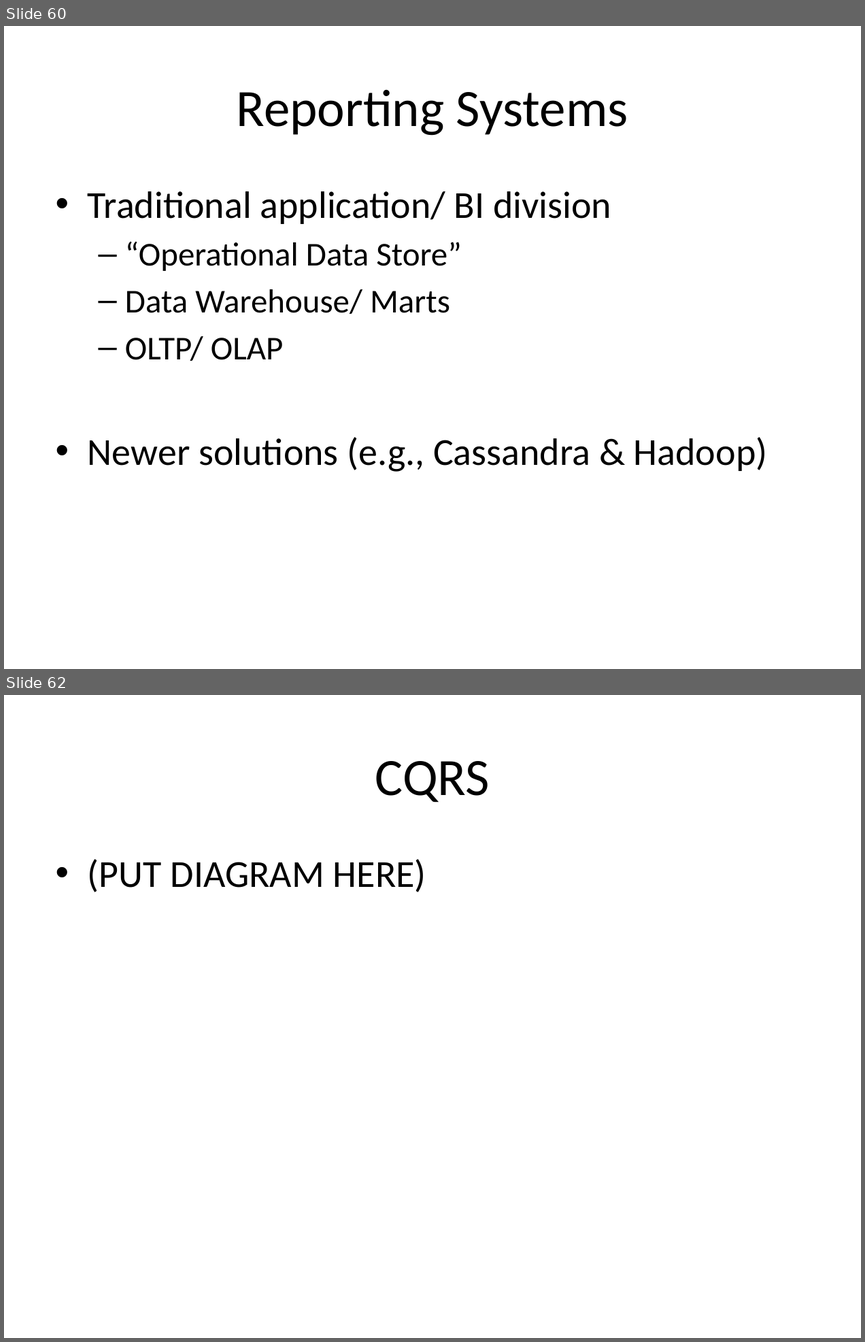
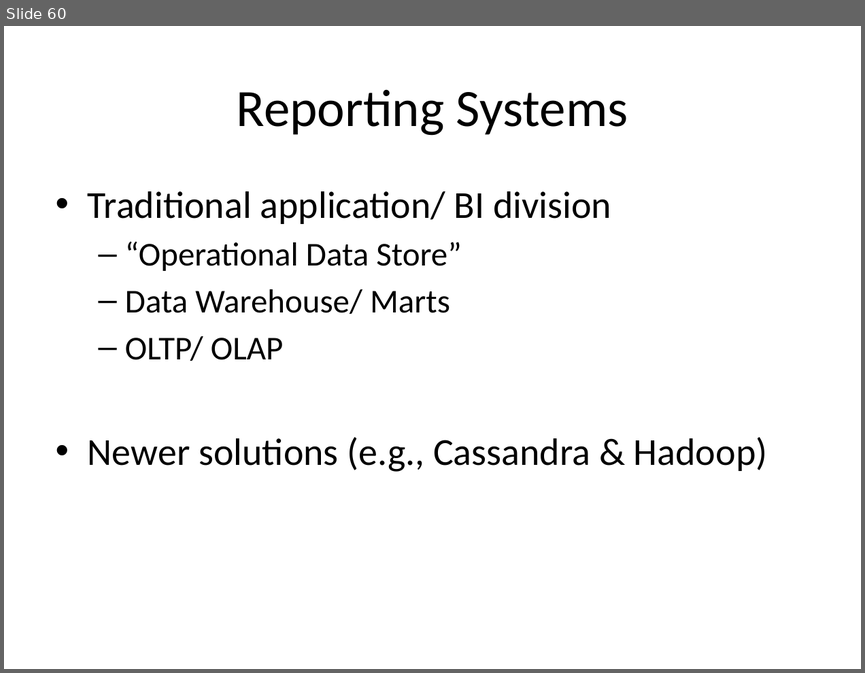
Before and after one commit to alexdgarland/database-demos, a slide deck: Slides/Not Only SQL - Picking A Database for DotNET.pptx. Shown one above the other, each under a label of ours: slides 60 and 62 before the commit, slide 60 after it; the slides between them are not shown. The pictures are 865x1342 and 865x673 pixels, drawn with LibreOffice and Linux fonts; fonts in the diff are those of the drawing. Boxes give left, top, right and bottom in pixels: in the first picture for what was removed or moved away, otherwise in the second. Text is boxed around its words. In the diff, an @@ line names an element or a change of style, - is before the commit and + after.

```diff
--- a/Slides/Not Only SQL - Picking A Database for DotNET.pptx
+++ b/Slides/Not Only SQL - Picking A Database for DotNET.pptx
@@ slide 62 removed at (4,695,861,1338), background #FFFFFF @@
@@ title removed at (375,761,490,802) @@
-CQRS
@@ text removed at (88,859,426,892) @@
-• (PUT DIAGRAM HERE)
```
Also in this commit, not shown: 2 slides changed, 1 slide added, 2 other files.
